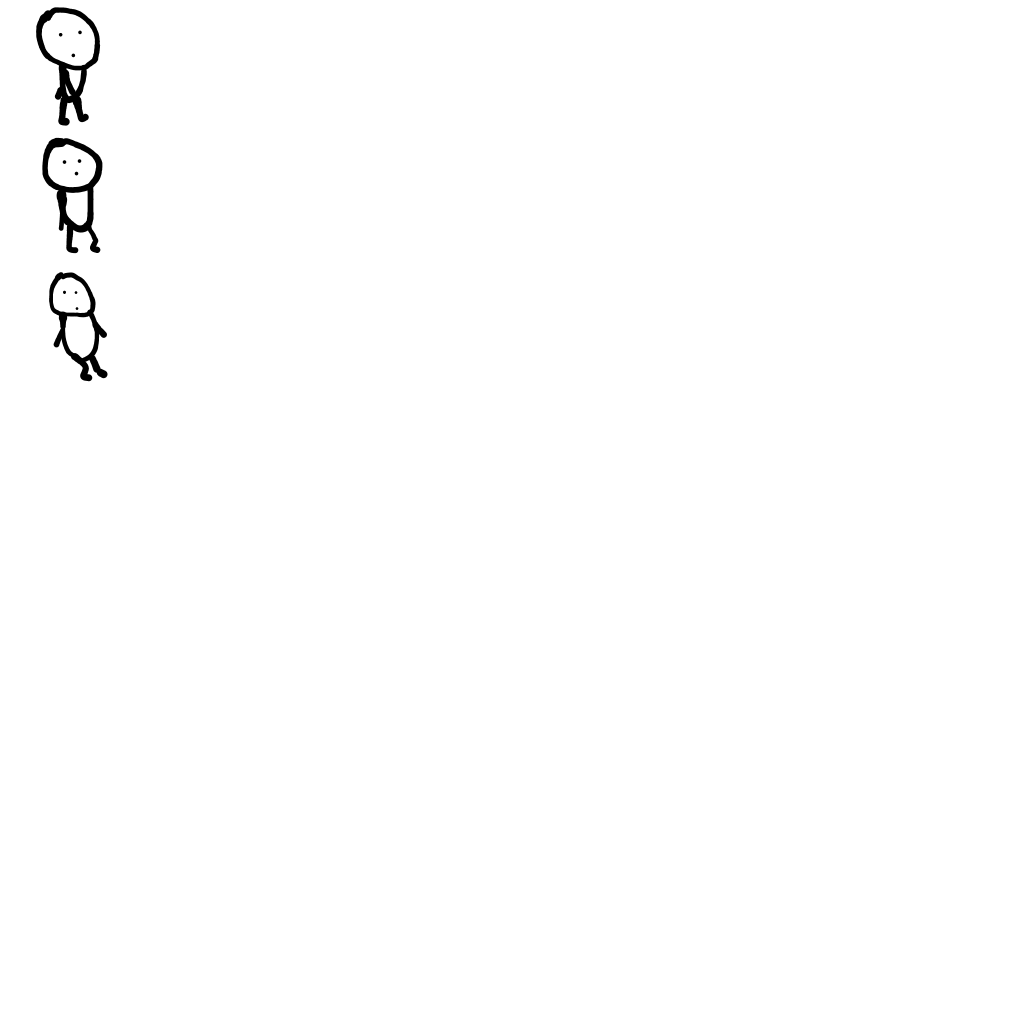
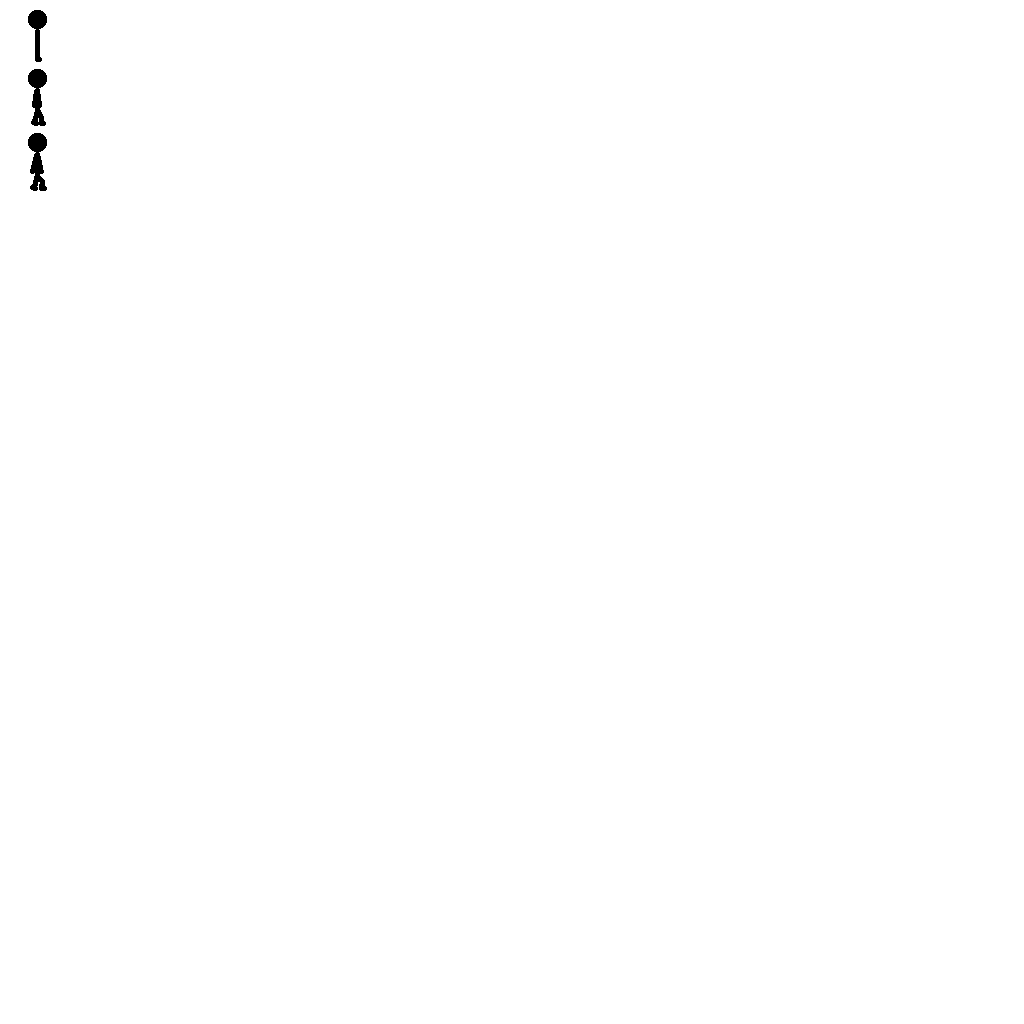
Before/after of a 1024 × 1024 layered artwork. What changed in the layer stack:
added layer "Pasted Layer" above "Layer" over [28, 133, 47, 191]
painted on "Layer" over [28, 7, 108, 382]
